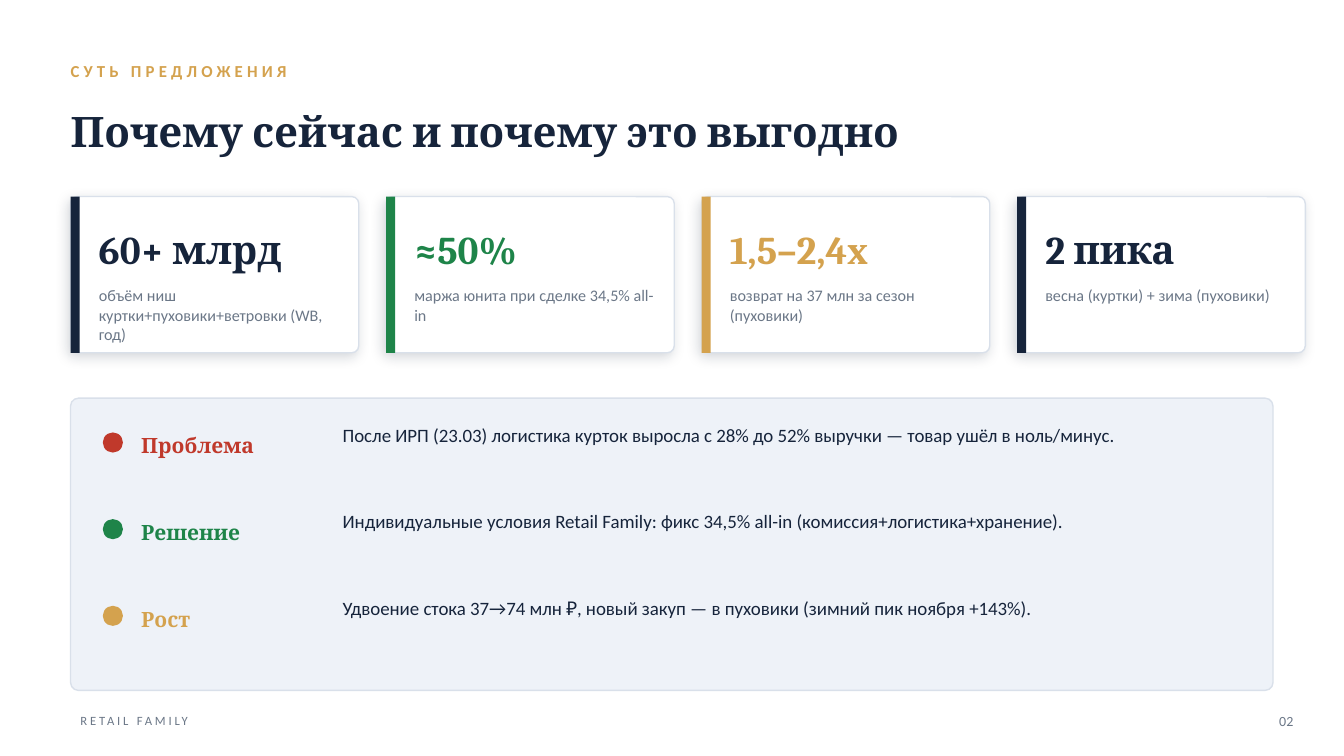
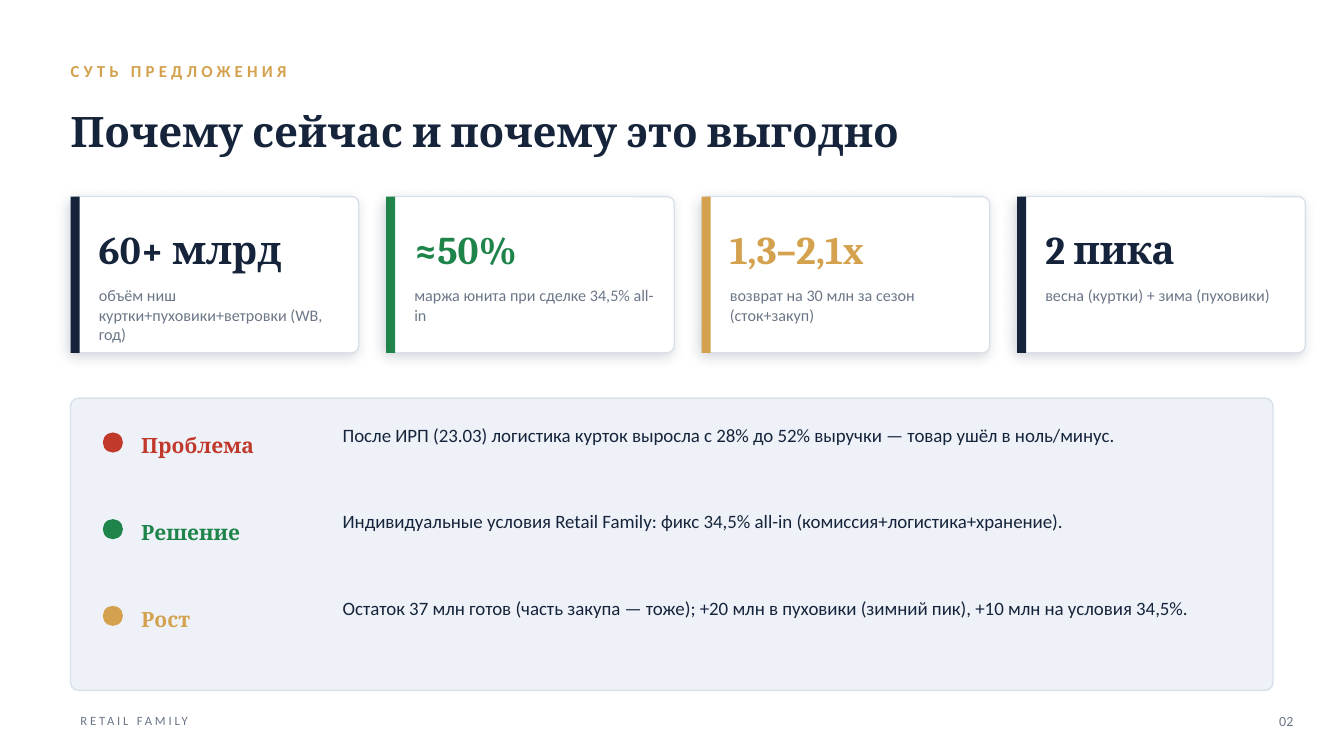
Before and after one commit to mopankratov-cmyk/finance-panel, a slide deck: slide 2 of docs/Retail-Family-Investor.pptx. Drawn at 1344x756 pixels with LibreOffice and Linux fonts; fonts in the diff are those of the drawing. Boxes give left, top, right and bottom in pixels: in the first picture for what was removed or moved away, otherwise in the second. Text is boxed around its words. In the diff, an @@ line names an element or a change of style, - is before the commit and + after.

```diff
--- a/docs/Retail-Family-Investor.pptx
+++ b/docs/Retail-Family-Investor.pptx
@@ text at (730, 237, 864, 270): text changed @@
-1,5–2,4x
+1,3–2,1x
@@ text at (730, 290, 915, 324): text changed @@
-возврат на 37 млн за сезон (пуховики)
+возврат на 30 млн за сезон (сток+закуп)
@@ text at (343, 601, 1187, 618): text changed @@
-Удвоение стока 37→74 млн ₽, новый закуп — в пуховики (зимний пик ноября +143%).
+Остаток 37 млн готов (часть закупа — тоже); +20 млн в пуховики (зимний пик), +10 млн на условия 34,5%.
```
Also in this commit, not shown: 3 other slides changed, 2 slides added, 1 slide removed, 4 other files.
